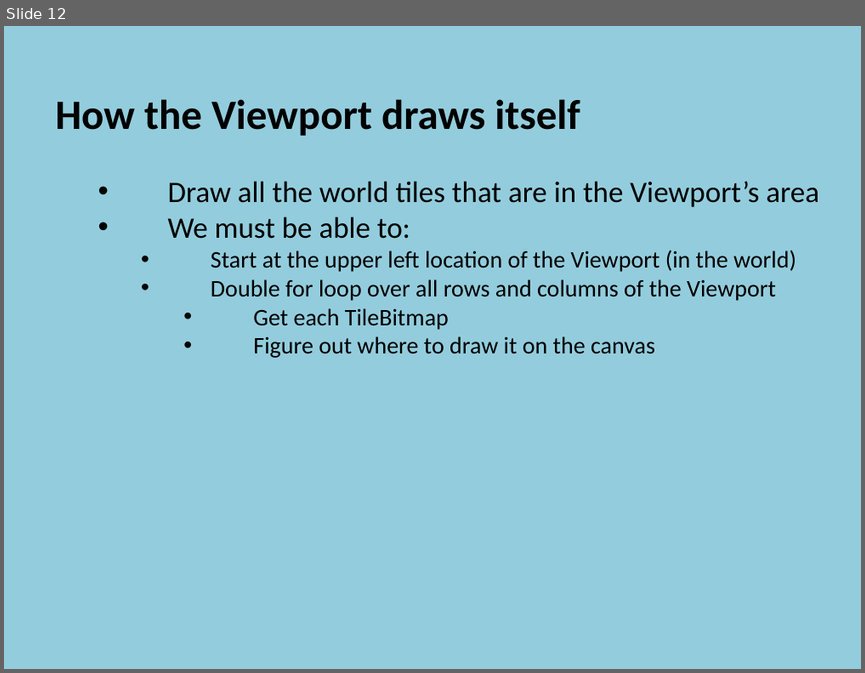
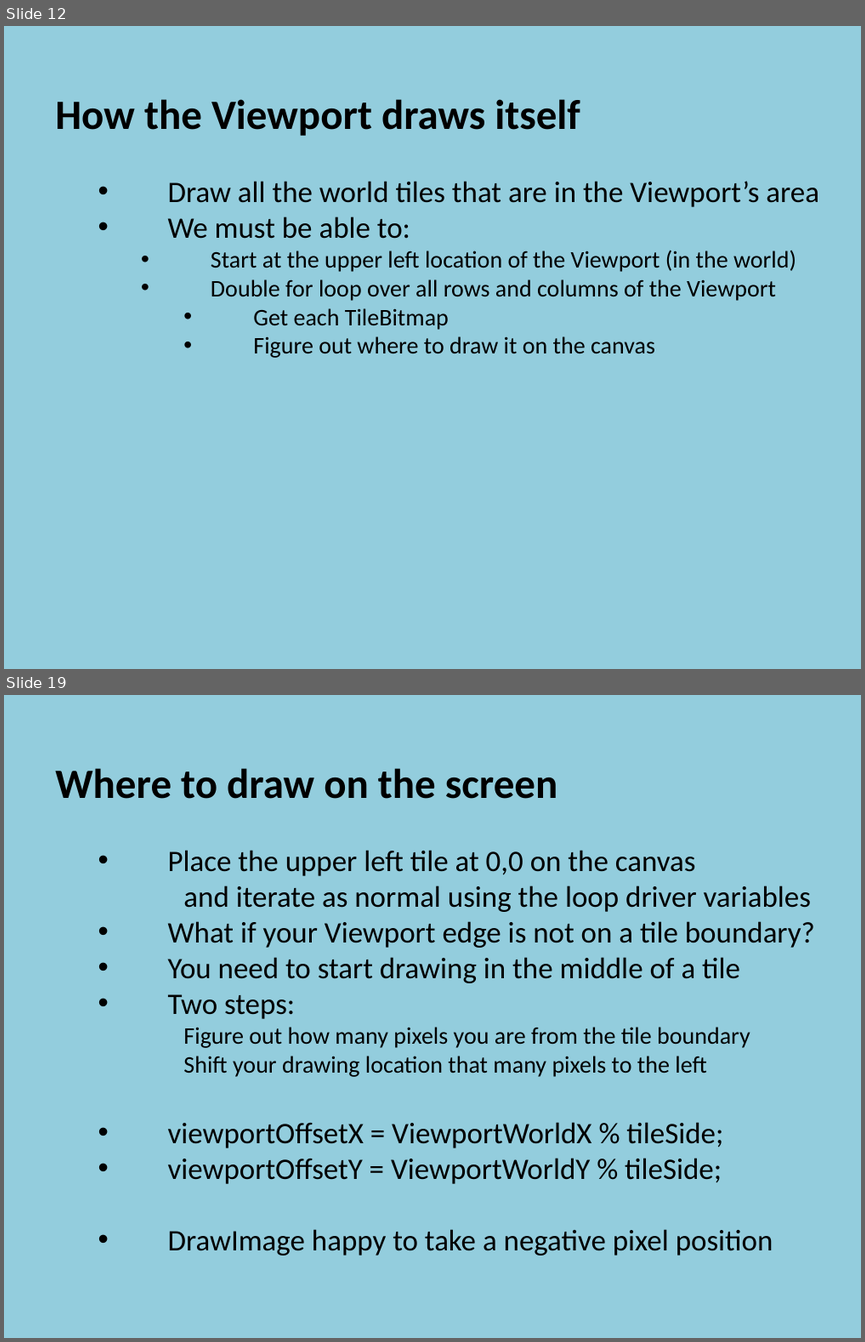
Before and after one commit to szetko/course-materials, a slide deck: Programming 4/07.1 Manual Scrolling Tile Map/07.1 Manual Scrolling Tile Map.pptx. Shown one above the other, each under a label of ours: slide 12 before the commit, slides 12 and 19 after it; the slides between them are not shown. The pictures are 865x673 and 865x1342 pixels, drawn with LibreOffice and Linux fonts; fonts in the diff are those of the drawing. Boxes give left, top, right and bottom in pixels: in the first picture for what was removed or moved away, otherwise in the second. Text is boxed around its words. In the diff, an @@ line names an element or a change of style, - is before the commit and + after.

```diff
--- a/Programming 4/07.1 Manual Scrolling Tile Map/07.1 Manual Scrolling Tile Map.pptx
+++ b/Programming 4/07.1 Manual Scrolling Tile Map/07.1 Manual Scrolling Tile Map.pptx
@@ slide 19 added at [4, 695, 861, 1338], background #93CDDD @@
@@ text added at [55, 768, 815, 1255], 25 pt, text #000000 @@
+  Where to draw on the screen
+    • Place the upper left tile at 0,0 on the canvas
+    and iterate as normal using the loop driver variables
+    • What if your Viewport edge is not on a tile boundary?
+    • You need to start drawing in the middle of a tile
+    • Two steps:
+        Figure out how many pixels you are from the tile boundary
+        Shift your drawing location that many pixels to the left
+    • viewportOffsetX = ViewportWorldX % tileSide;
+    • viewportOffsetY = ViewportWorldY % tileSide;
+    • DrawImage happy to take a negative pixel position
```
Also in this commit, not shown: 11 slides changed, 1 other file.
